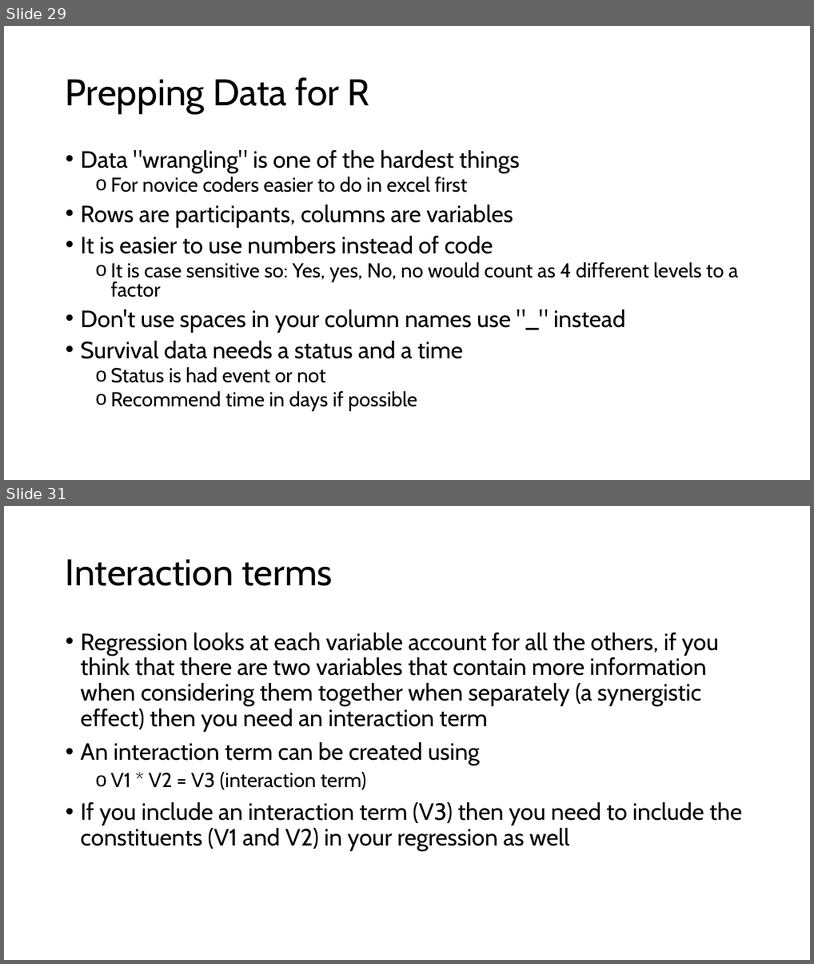
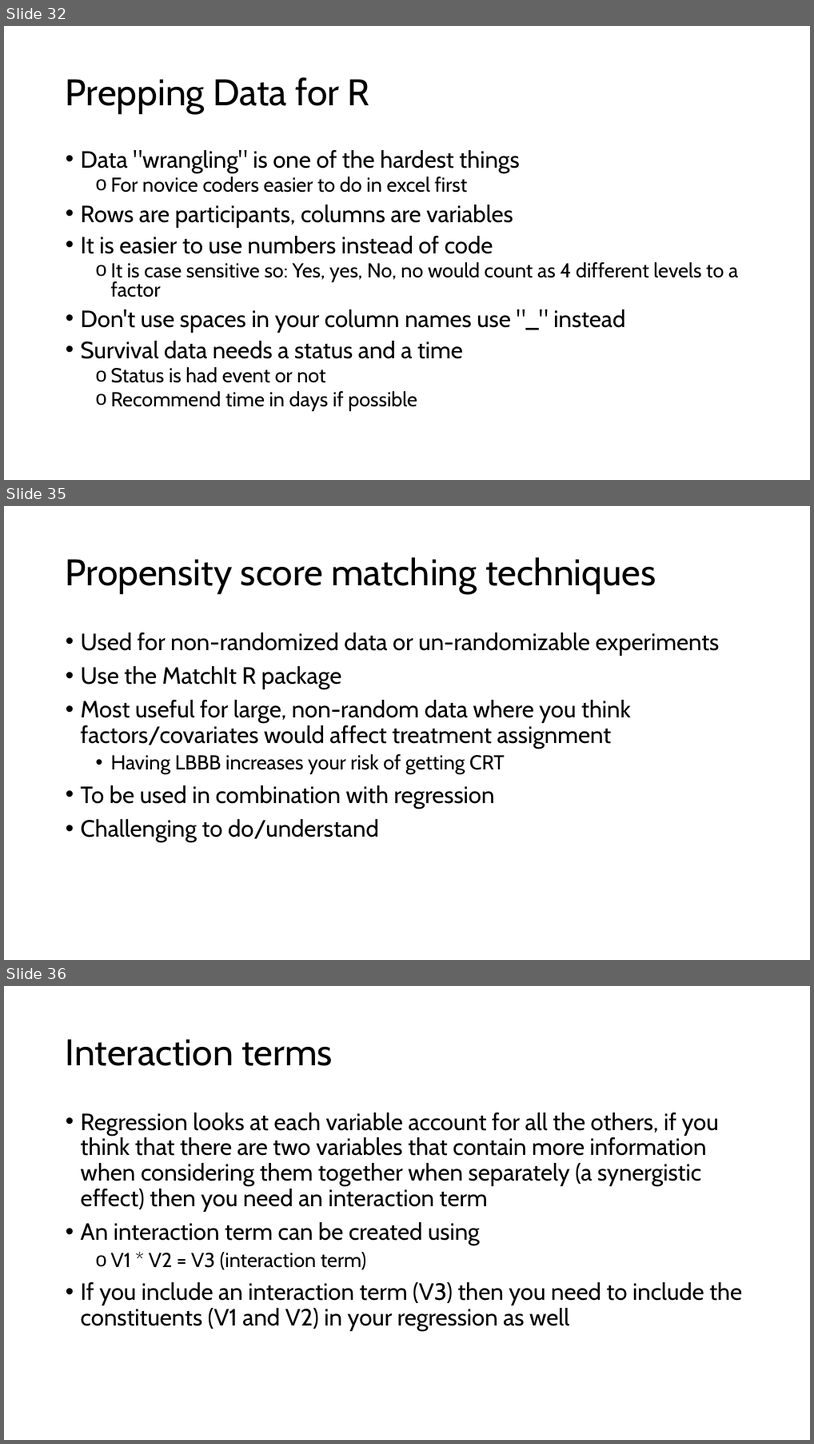
Before and after one commit to HTS-dev96/Pragmatic-R-and-Stats, a slide deck: Pratical Approach to stats and R.pptx. Shown one above the other, each under a label of ours: slides 29 and 31 before the commit, slides 32, 35 and 36 after it; the slides between them are not shown. The pictures are 814x964 and 814x1444 pixels, drawn with LibreOffice and Linux fonts; fonts in the diff are those of the drawing. Boxes give left, top, right and bottom in pixels: in the first picture for what was removed or moved away, otherwise in the second. Text is boxed around its words. In the diff, an @@ line names an element or a change of style, - is before the commit and + after.

```diff
--- a/Pratical Approach to stats and R.pptx
+++ b/Pratical Approach to stats and R.pptx
@@ slide 35 added at [4, 506, 810, 960], background #FFFFFF @@
@@ title added at [66, 557, 656, 594], 44 pt, text #000000 @@
+Propensity score matching techniques
@@ text added at [81, 632, 720, 842], 28 pt, text #000000 @@
+• Used for non-randomized data or un-randomizable experiments
+• Use the MatchIt R package
+• Most useful for large, non-random data where you think factors/covariates would affect treatment assignment
+  • Having LBBB increases your risk of getting CRT
+• To be used in combination with regression
+• Challenging to do/understand
@@ what was slide 29 is now slide 32 @@
@@ what was slide 31 is now slide 36 @@
```
Also in this commit, not shown: 3 slides changed, 4 other slides added.
